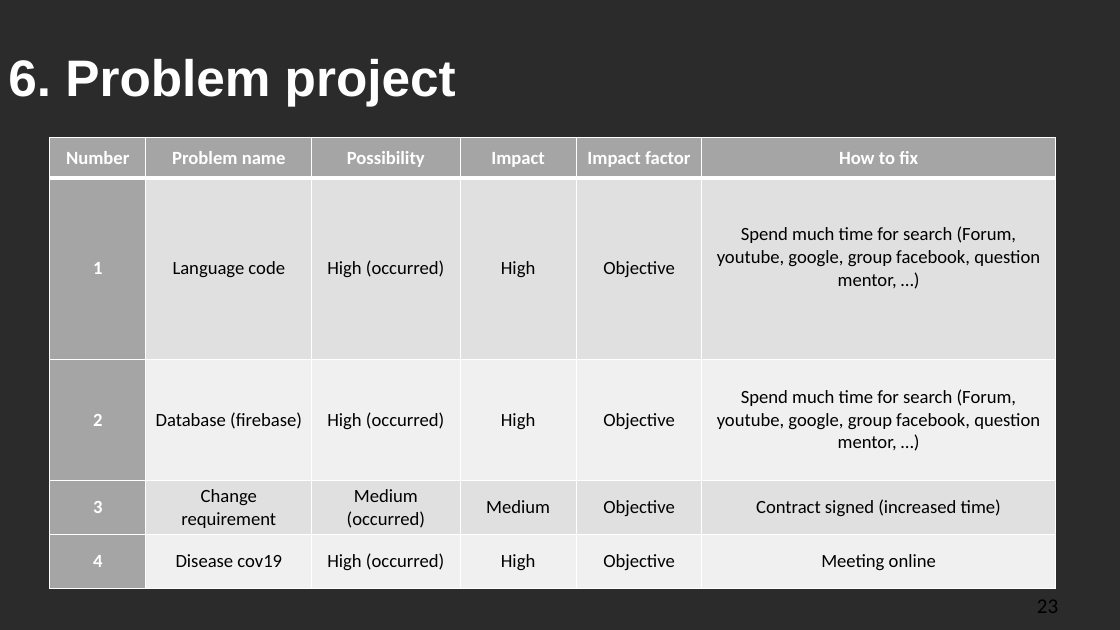
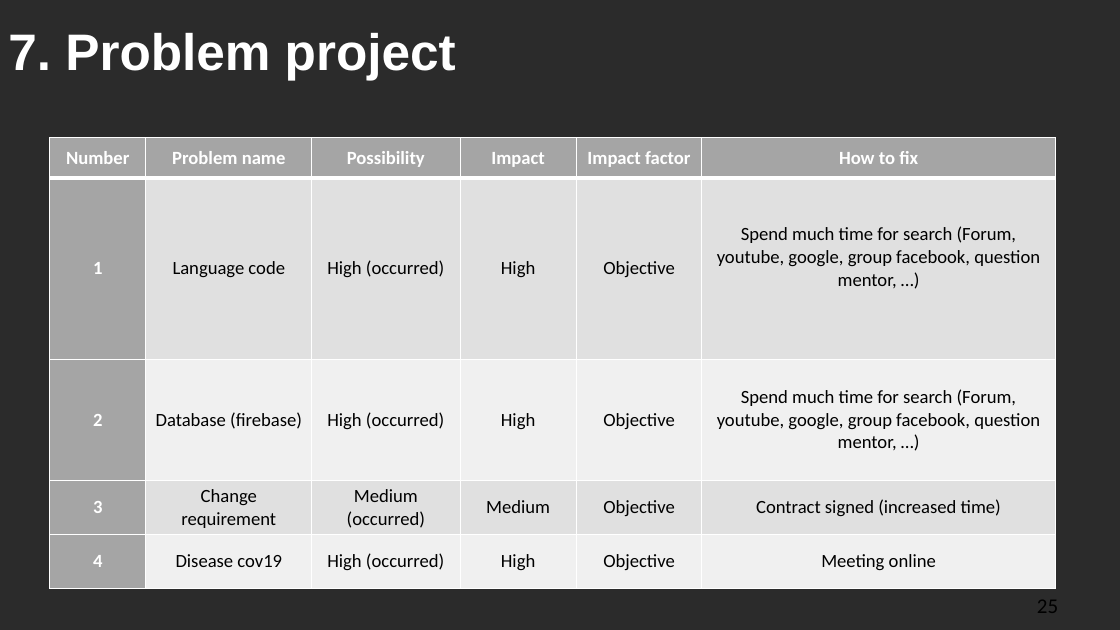
Before and after one commit to DamianHuynh/Capstone-Project, a slide deck: slide 25 of Improgress/PM-3.pptx (slide 23 before the commit). Drawn at 1120x630 pixels with LibreOffice and Linux fonts; fonts in the diff are those of the drawing; background and template pictures are left out; a plain dark background stands for a picture behind light text. Boxes give left, top, right and bottom in pixels: in the first picture for what was removed or moved away, otherwise in the second. Text is boxed around its words. In the diff, an @@ line names an element or a change of style, - is before the commit and + after.

```diff
--- a/Improgress/PM-3.pptx
+++ b/Improgress/PM-3.pptx
@@ title at (x1=8, y1=33, x2=456, y2=80): text changed @@
-6. Problem project
+7. Problem project
@@ page number at (x1=1037, y1=600, x2=1058, y2=613): text changed @@
-23
+25
```
Also in this commit, not shown: 3 other slides changed, 3 slides added, 1 slide removed.
